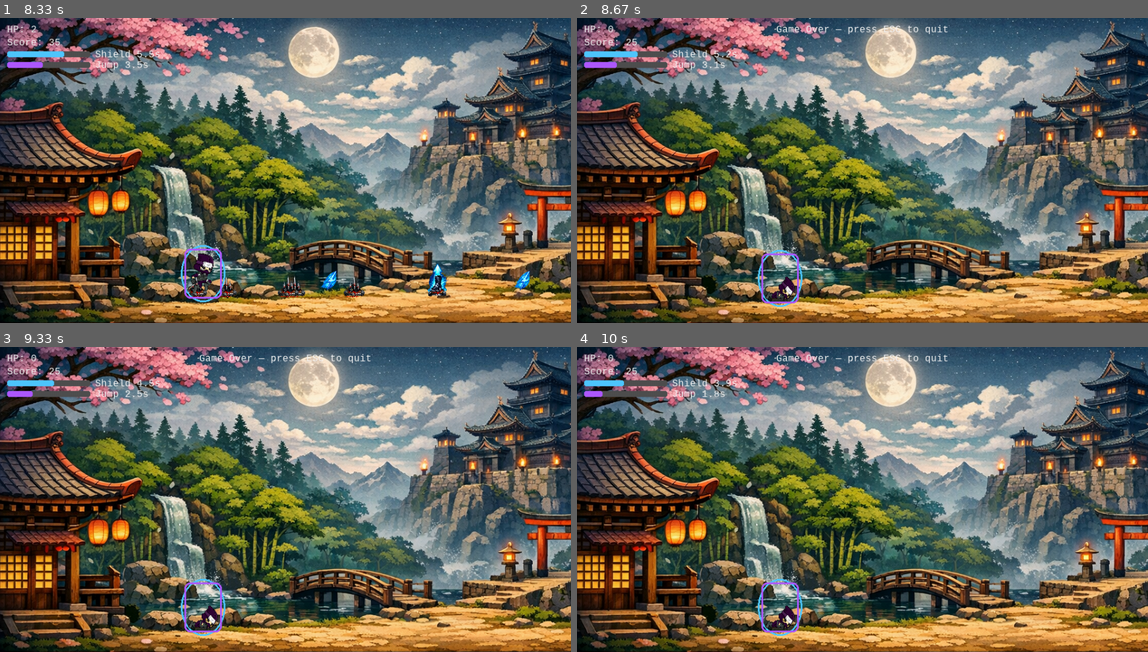
Above: before the commit, frames 1-4 (two rows, left to right).
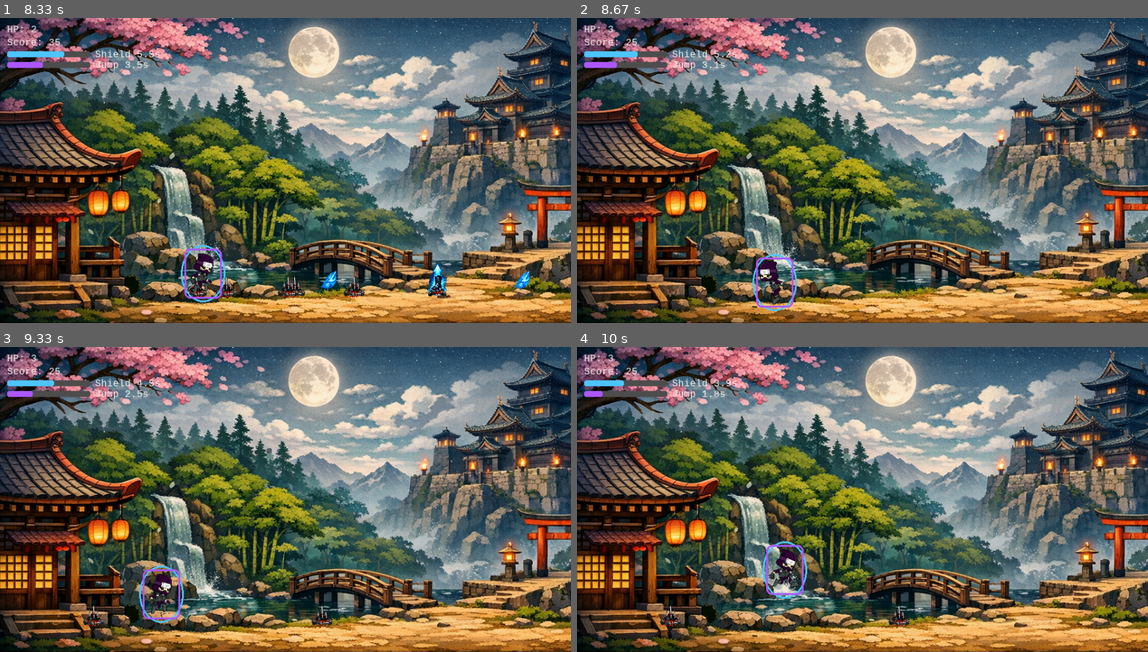
Above: after the commit, the same moments.

Repository: Sebast1023/Modelos_pygame
Game: pygame game, started from Decorator.py
Same seed, same stepped clock (60 frames per second), same inputs: the game is played once before the commit and once after it.
Inputs:
- Up to frame 1 (8.33 s): tap D at 0.33, 7.97 s; hold Right 0.67-1.13 s; tap Space at 0.73, 1.03, 1.23, 1.57, 1.87, 2.07, 2.37, 2.63, 2.93, 3.07, 3.47, 3.77, 4.13, 4.43, 4.63, 4.93, 5.13, 5.47, 5.77, 5.97, 6.27, 6.53, 6.83, 6.97, 7.37, 7.67 s; hold Up 1.17-1.47 s; hold Right 1.5-1.97 s; hold Left 2-2.53 s; hold Left 2.57-2.97 s; hold Up 3-3.37 s; hold Right 3.4-4.03 s; hold Left 4.07-4.53 s; hold Right 4.57-5.03 s; hold Up 5.07-5.37 s; hold Right 5.4-5.87 s; hold Left 5.9-6.43 s; hold Left 6.47-6.87 s; hold Up 6.9-7.27 s; hold Right 7.3-7.93 s; tap R at 8.3 s
- Up to frame 2 (8.67 s): hold Left from 8.63 s (still down)
- Up to frame 3 (9.33 s): tap Space at 8.7, 9, 9.2 s; release Left at 9.1 s; hold Right from 9.13 s (still down)
- Up to frame 4 (10 s): tap Space at 9.5, 9.7 s; release Right at 9.6 s; hold Up 9.63-9.93 s; hold Right from 9.97 s (still down)

Frame 1 is identical in both runs. In frame 2, 1.3% of the frame differs, in the area x 5-65%, y 2-97%; in frame 3, 1.6%; in frame 4, 1.6%, in the area x 5-65%, y 2-95%.

Commit message:
Agregado reset game y wrap around

Diff:
--- a/Decorator.py
+++ b/Decorator.py
@@ -134,7 +134,10 @@
         self.x += self.vx * dt
 
         # clamp to screen
-        self.x = max(0, min(self.x, WIDTH - self.w))
+        #self.x = max(0, min(self.x, WIDTH - self.w))
+
+        # wrap around horizontally
+        self.x %= WIDTH
 
         # jumping / gravity
         if (keys[pygame.K_SPACE] or keys[pygame.K_w] or keys[pygame.K_UP]) and self.on_ground:
@@ -202,6 +205,10 @@
             frame = pygame.transform.flip(frame, True, False)
 
         surf.blit(frame, rect)
+
+    def reset_life(self):
+        self.hp = 3
+        self.dead_finished = False
 # ======== Decorator Base ========
 class CharacterDecorator(ICharacter):
     """Base class for all decorators; forwards to wrapped character."""
@@ -387,7 +394,7 @@
     # world
     pickups, hazards = spawn_level()
     character: ICharacter = SimpleCharacter(80, GROUND_Y - 64)
-
+    character_original = character  # keep original reference for resets
     score = 0
     running = True
 
@@ -431,11 +438,12 @@
         character = strip_expired_decorators(character)
 
         # Respawn world items occasionally (keep the playground alive)
-        if random.random() < 0.01 and len(pickups) < 7:
-            kind = random.choice(["speed", "jump", "shield"])
-            pickups.append(Pickup(random.randint(80, WIDTH - 80), kind))
-        if random.random() < 0.008 and len(hazards) < 6:
-            hazards.append(Hazard(random.randint(80, WIDTH - 80)))
+        if  character.get_state()["hp"] > 0:
+            if random.random() < 0.01 and len(pickups) < 7:
+                kind = random.choice(["speed", "jump", "shield"])
+                pickups.append(Pickup(random.randint(80, WIDTH - 80), kind))
+            if random.random() < 0.008 and len(hazards) < 6:
+                hazards.append(Hazard(random.randint(80, WIDTH - 80)))
 
         # ======== RENDER ========
         screen.blit(background, (0, 0))
@@ -459,7 +467,7 @@
 
         # Game over banner
         if character.get_state()["hp"] <= 0:
-            banner = font.render("Game Over — press ESC to quit", True, WHITE)
+            banner = font.render("Game Over — press ESC to quit or R to restart", True, WHITE)
             screen.blit(banner, (WIDTH // 2 - banner.get_width() // 2, 10))
 
 
@@ -468,6 +476,9 @@
 
             if keys[pygame.K_ESCAPE]:
                 running = False
+            if keys[pygame.K_r]:
+                # Restart the game
+                character_original.reset_life()  # reset HP
 
         pygame.display.flip()
 
